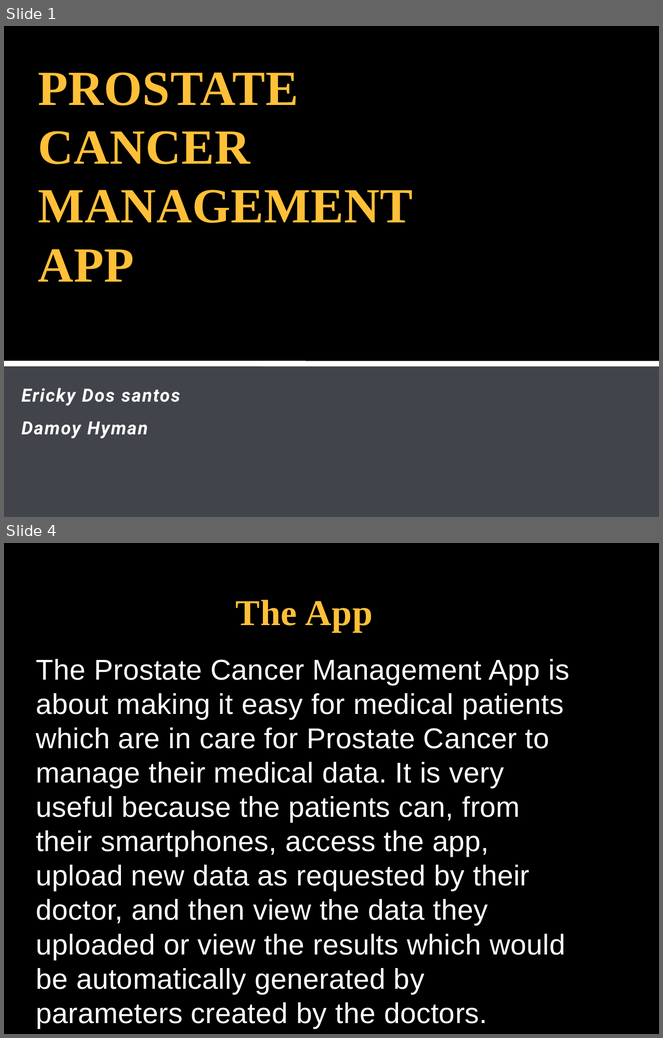
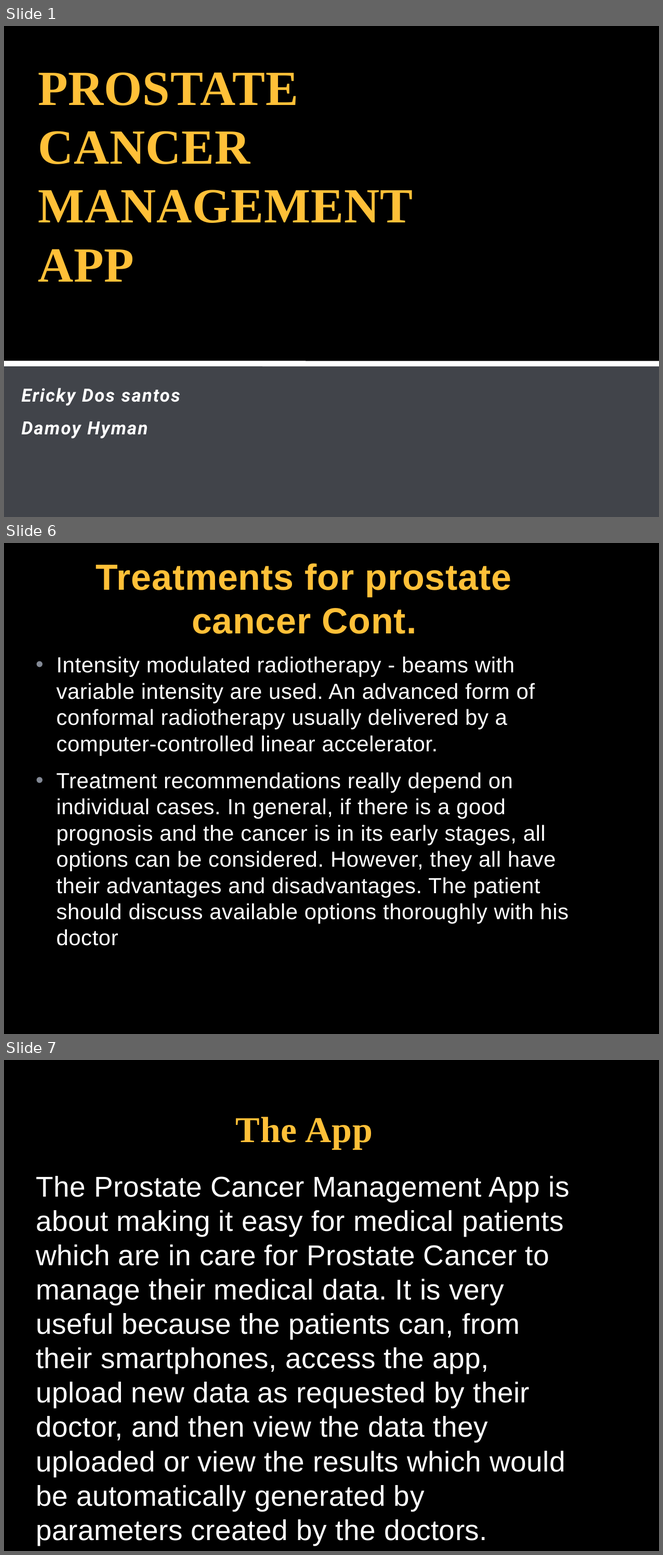
Before and after one commit to FAUMobileWeb/Prostate-Cancer-Management, a slide deck: Presentation-and-Report/Presentation/PROSTATE CANCER MANAGEMENT APP.pptx. Shown one above the other, each under a label of ours: slides 1 and 4 before the commit, slides 1, 6 and 7 after it; the slides between them are not shown. The pictures are 663x1038 and 663x1555 pixels, drawn with LibreOffice and Linux fonts; fonts in the diff are those of the drawing; background and template pictures are left out. Boxes give left, top, right and bottom in pixels: in the first picture for what was removed or moved away, otherwise in the second. Text is boxed around its words. In the diff, an @@ line names an element or a change of style, - is before the commit and + after.

```diff
--- a/Presentation-and-Report/Presentation/PROSTATE CANCER MANAGEMENT APP.pptx
+++ b/Presentation-and-Report/Presentation/PROSTATE CANCER MANAGEMENT APP.pptx
@@ slide 6 added at (x1=4, y1=543, x2=659, y2=1034), background picture (left out); not listed: 1 template element that a slide beside it also shows @@
@@ title added at (x1=96, y1=563, x2=512, y2=634), 40 pt, text gradient #FFC038 to #D99503, bold @@
+Treatments for prostate cancer Cont.
@@ text added at (x1=57, y1=656, x2=569, y2=946), 24 pt, text #FFFFFF @@
+• Intensity modulated radiotherapy - beams with variable intensity are used. An advanced form of conformal radiotherapy usually delivered by a computer-controlled linear accelerator.
+• Treatment recommendations really depend on individual cases. In general, if there is a good prognosis and the cancer is in its early stages, all options can be considered. However, they all have their advantages and disadvantages. The patient should discuss available options thoroughly with his doctor
@@ what was slide 4 is now slide 7 @@
```
Also in this commit, not shown: 2 slides changed, 3 other slides added.
